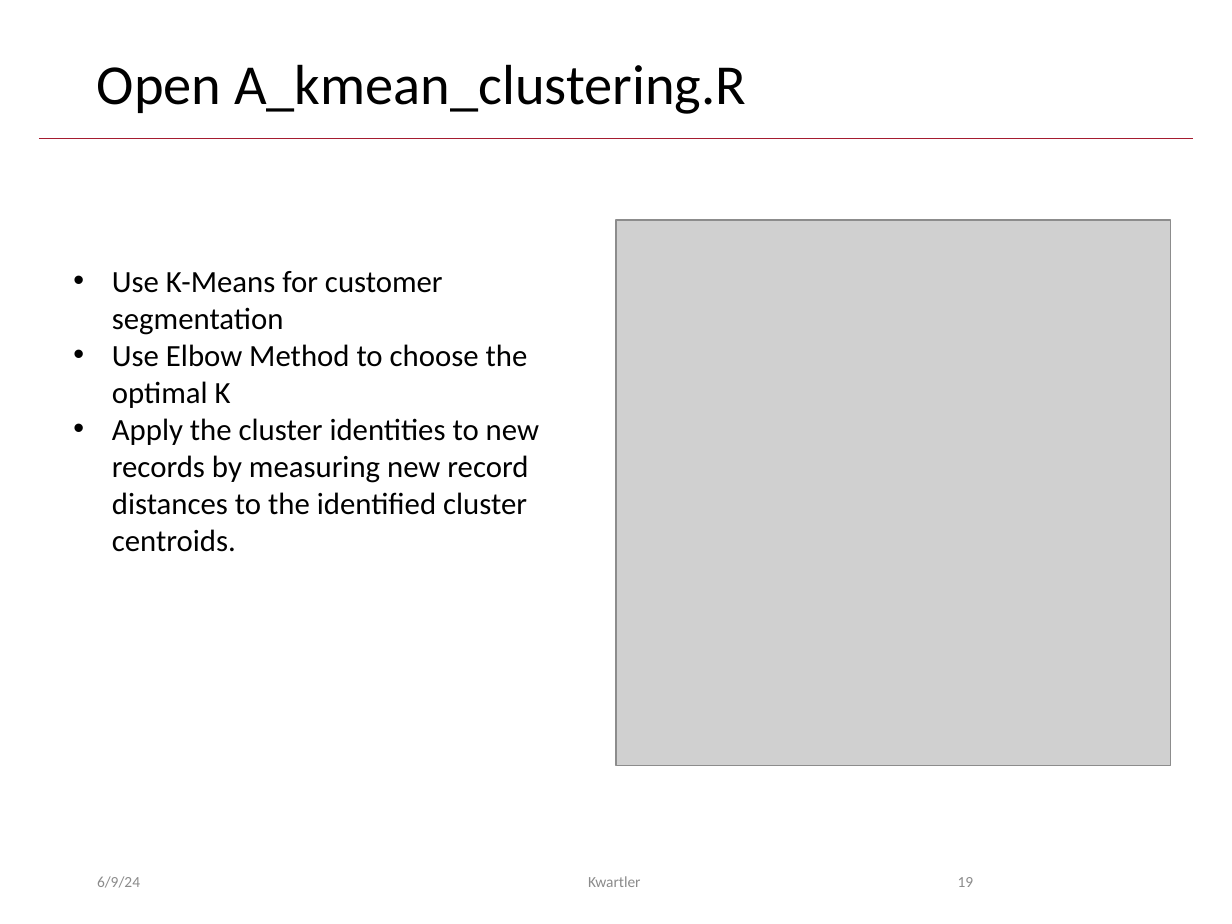
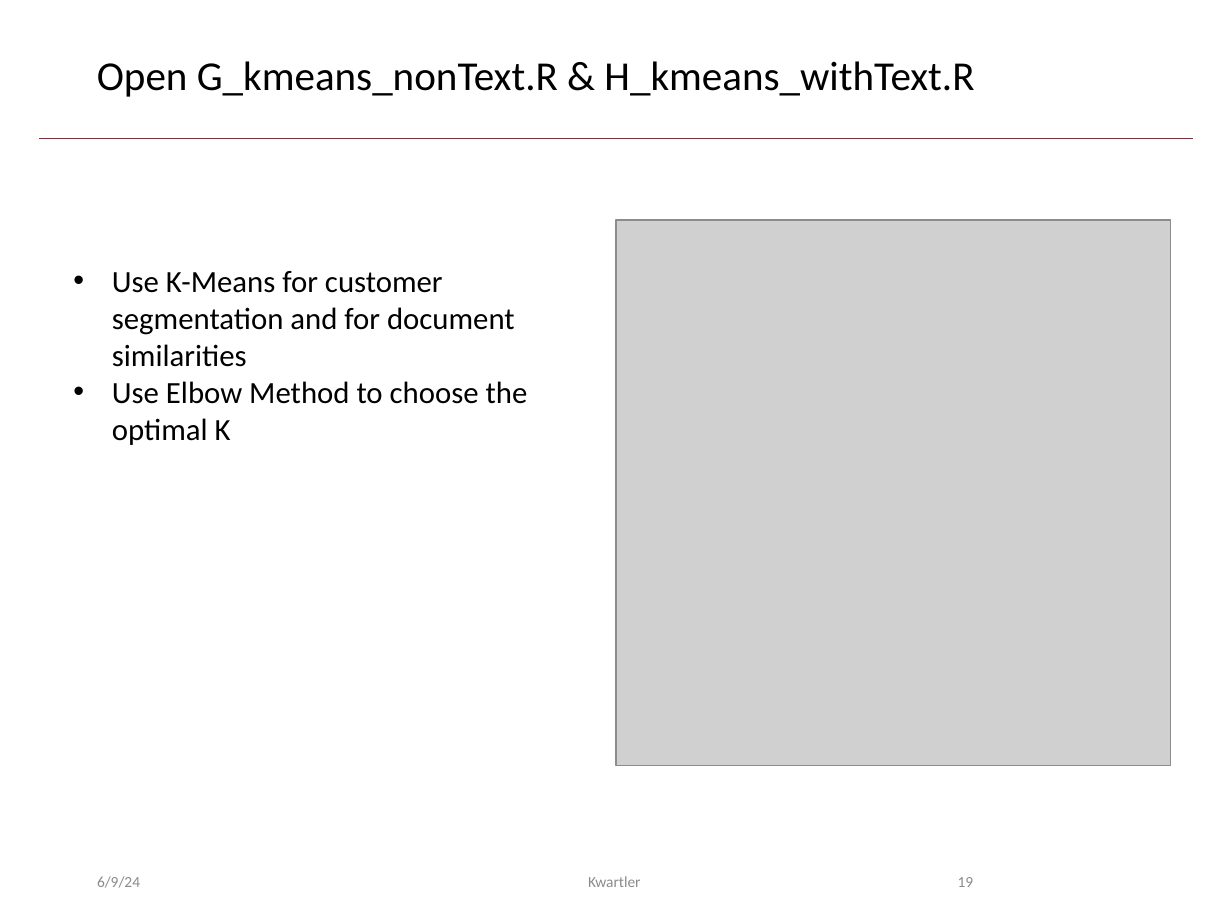
Before and after one commit to kwartler/GSERM_2024, a slide deck: slide 19 of lessons/Day5_supervised_unsupervised/D_unsupervised.pptx. Drawn at 1232x924 pixels with LibreOffice and Linux fonts; fonts in the diff are those of the drawing; grey boxes stand for pictures. Boxes give left, top, right and bottom in pixels: in the first picture for what was removed or moved away, otherwise in the second. Text is boxed around its words. In the diff, an @@ line names an element or a change of style, - is before the commit and + after.

Commit message:
add lesson 5 d pptx fix typo

```diff
--- a/lessons/Day5_supervised_unsupervised/D_unsupervised.pptx
+++ b/lessons/Day5_supervised_unsupervised/D_unsupervised.pptx
@@ title at (97, 61, 974, 97): text changed; size 33 to 24 pt @@
-Open A_kmean_clustering.R
+Open G_kmeans_nonText.R & H_kmeans_withText.R
@@ text at (112, 271, 515, 367): text changed @@
-• Use K-Means for customer segmentation
+• Use K-Means for customer segmentation and for document similarities
@@ text at (112, 418, 539, 552): paragraph removed @@
-• Apply the cluster identities to new records by measuring new record distances to the identified cluster centroids.
```
Also in this commit, not shown: 2 other slides changed, 1 other file.
